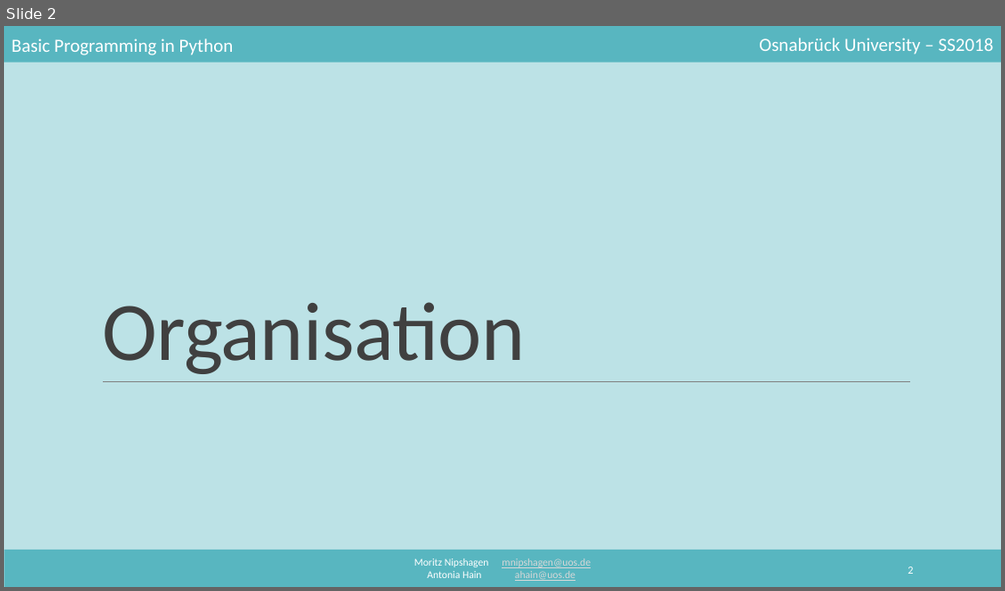
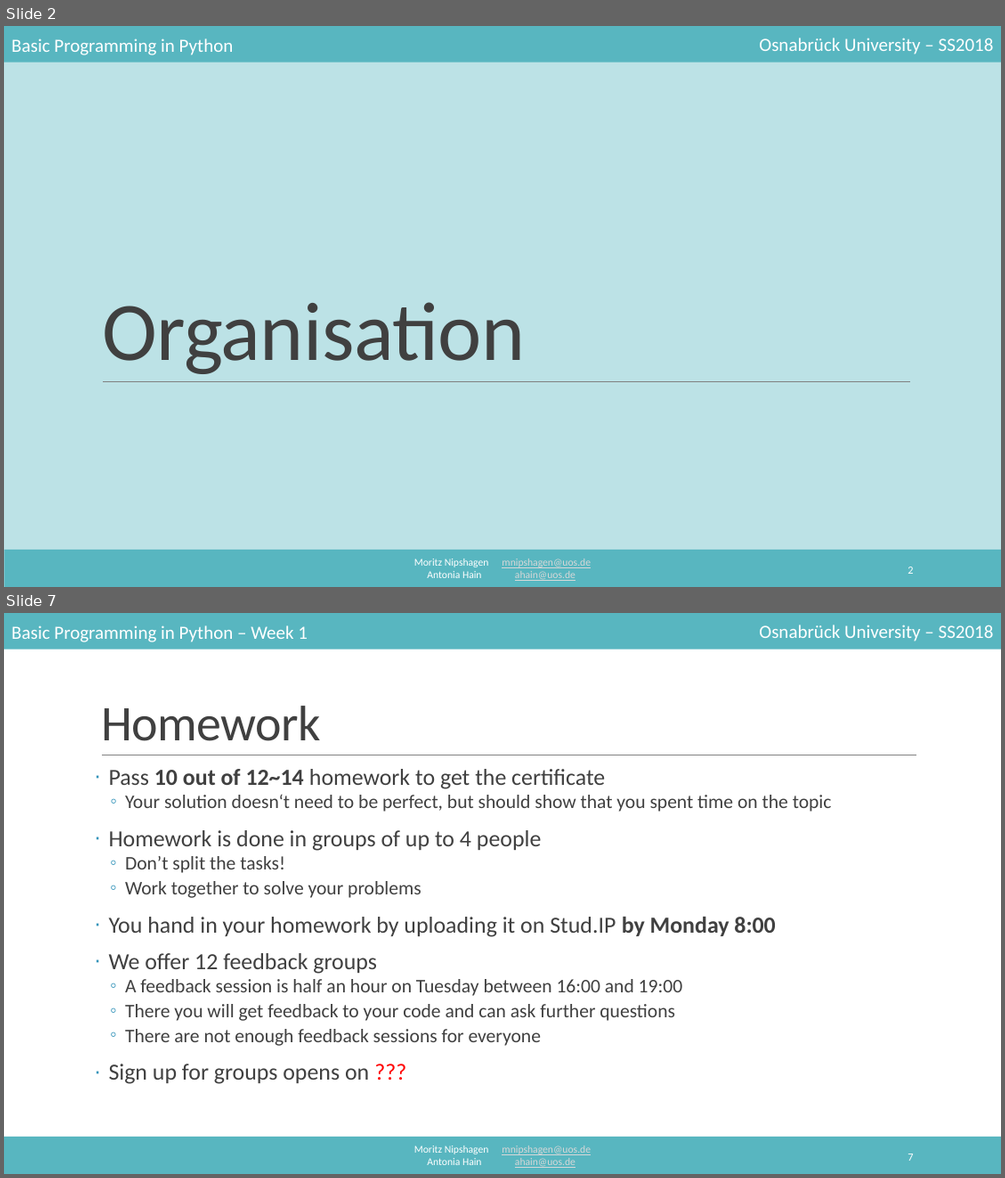
Before and after one commit to mnipshagen/monty, a slide deck: 2018/01/Hello_World.pptx. Shown one above the other, each under a label of ours: slide 2 before the commit, slides 2 and 7 after it; the slides between them are not shown. The pictures are 1005x591 and 1005x1178 pixels, drawn with LibreOffice and Linux fonts; fonts in the diff are those of the drawing. Boxes give left, top, right and bottom in pixels: in the first picture for what was removed or moved away, otherwise in the second. Text is boxed around its words. In the diff, an @@ line names an element or a change of style, - is before the commit and + after.

```diff
--- a/2018/01/Hello_World.pptx
+++ b/2018/01/Hello_World.pptx
@@ slide 7 added at bbox=[4, 613, 1001, 1174], background #FFFFFF; not listed: 4 template elements that a slide beside it also shows @@
@@ text added at bbox=[11, 625, 307, 642], 18 pt, text #FFFFFF @@
+Basic Programming in Python – Week 1
@@ title added at bbox=[101, 706, 320, 741], 48 pt, text #404040 @@
+Homework
@@ line added from (102, 755) to (917, 755), #808080 0.5 pt @@
@@ text added at bbox=[109, 769, 832, 1084], 18.5 pt, text #404040 @@
+· Pass 10 out of 12~14 homework to get the certificate
+  ◦ Your solution doesn‘t need to be perfect, but should show that you spent time on the topic
+· Homework is done in groups of up to 4 people
+  ◦ Don’t split the tasks!
+  ◦ Work together to solve your problems
+· You hand in your homework by uploading it on Stud.IP by Monday 8:00
+· We offer 12 feedback groups
+  ◦ A feedback session is half an hour on Tuesday between 16:00 and 19:00
+  ◦ There you will get feedback to your code and can ask further questions
+  ◦ There are not enough feedback sessions for everyone
+· Sign up for groups opens on ???
@@ page number added at bbox=[907, 1153, 913, 1160], 10.5 pt, text #FFFFFF @@
+7
```
Also in this commit, not shown: 3 slides changed, 16 other slides added, 13 other files.
